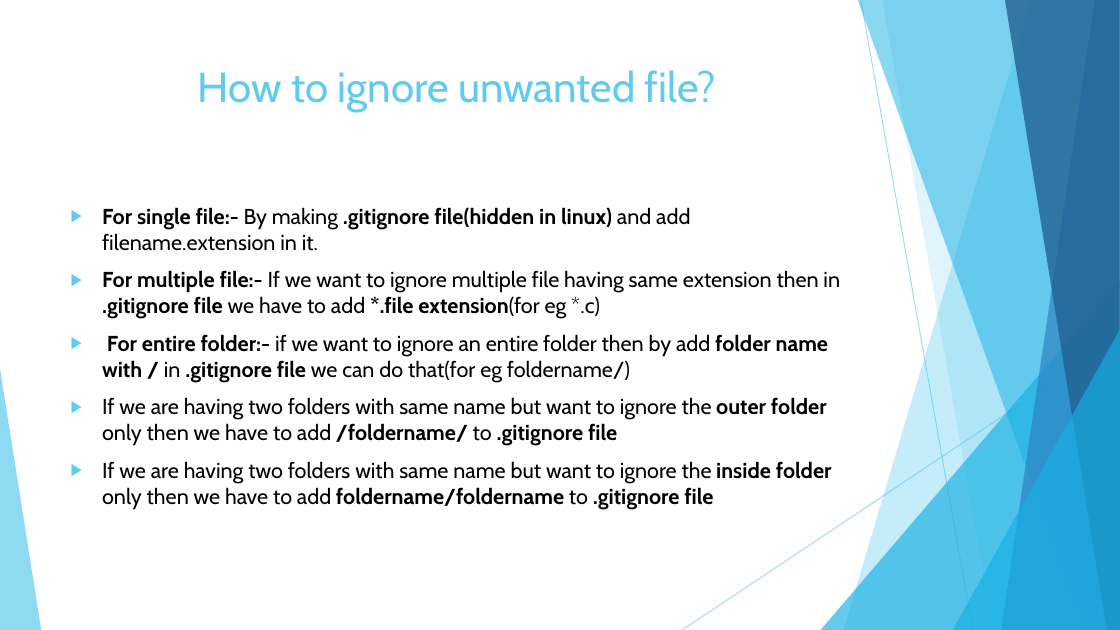
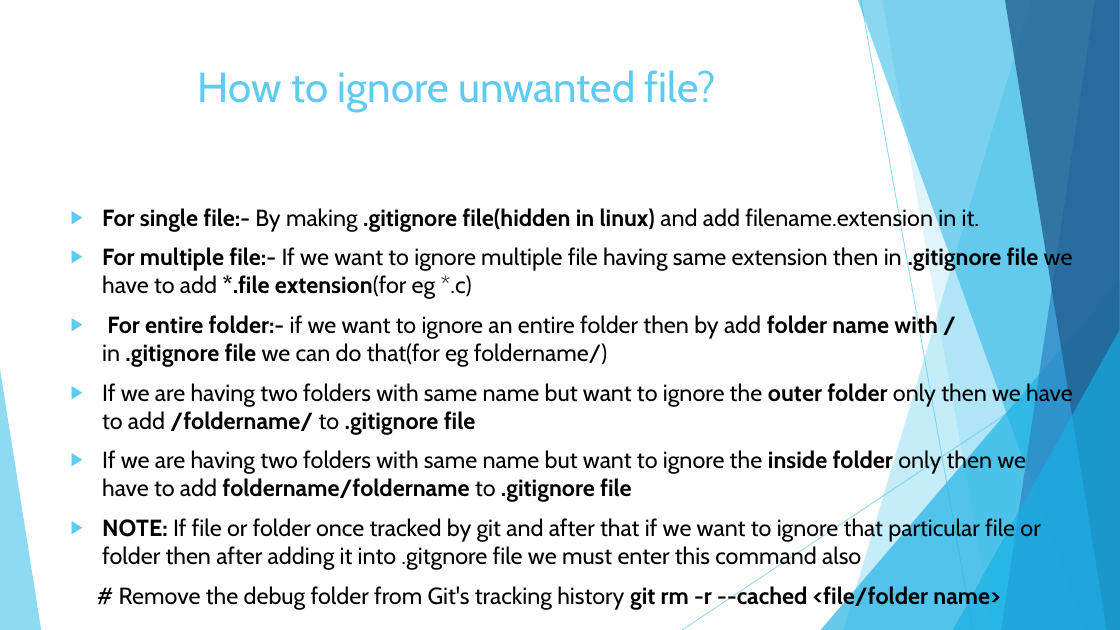
Before and after one commit to sp-bechara/Floor1_training, a slide deck: slide 12 of PPTs and other documents related to training/Git & GitHub.pptx. Drawn at 1120x630 pixels with LibreOffice and Linux fonts; fonts in the diff are those of the drawing. Boxes give left, top, right and bottom in pixels: in the first picture for what was removed or moved away, otherwise in the second. Text is boxed around its words. In the diff, an @@ line names an element or a change of style, - is before the commit and + after.

Commit message:
Made changes in Git& Github PPT where I added command in .gitignore folder

```diff
--- a/PPTs and other documents related to training/Git & GitHub.pptx
+++ b/PPTs and other documents related to training/Git & GitHub.pptx
@@ text at (x1=102, y1=206, x2=1073, y2=502): size 18.5 to 20 pt in "For single file:- By making .gitignore file(hidden ...", "For multiple file:- If we want to ...", "For entire folder:- if we want to ...", "If we are having two folders with ..." and 1 more places @@
@@ text at (x1=102, y1=516, x2=1040, y2=610): paragraphs added @@
+▶ NOTE: If file or folder once tracked by git and after that if we want to ignore that particular file or folder then after adding it into .gitgnore file we must enter this command also
+# Remove the debug folder from Git's tracking history git rm -r --cached <file/folder name>
```
